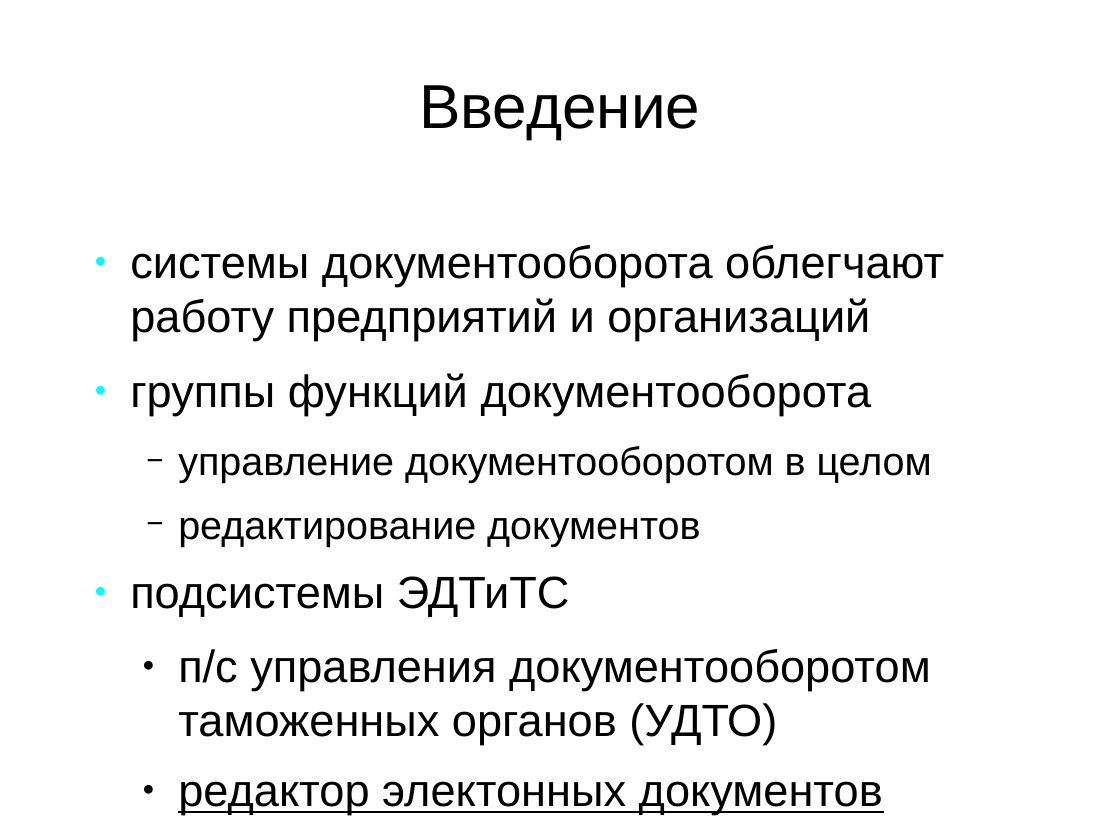
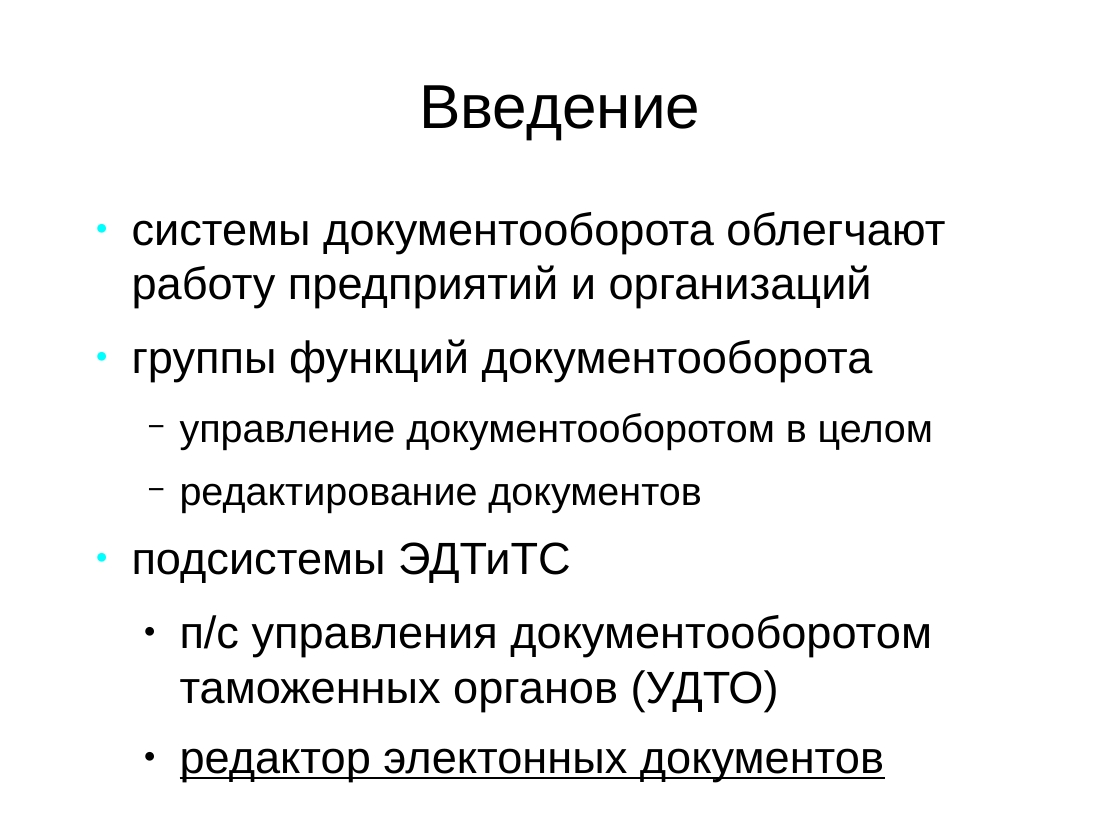
Before and after one commit to aeremenok/a-team-777, a slide deck: slide 2 of diploma/eav/diploma/demo.odp. Drawn at 1120x840 pixels with LibreOffice and Linux fonts; fonts in the diff are those of the drawing. Boxes give left, top, right and bottom in pixels: in the first picture for what was removed or moved away, otherwise in the second. Text is boxed around its words. In the diff, an @@ line names an element or a change of style, - is before the commit and + after.

```diff
--- a/diploma/eav/diploma/demo.odp
+++ b/diploma/eav/diploma/demo.odp
@@ text "системы документооборота облегчают работу предприятий ...": place and size @@
-text "системы документооборота облегчают работу предприятий ..." at (130, 245, 944, 815)
+text "системы документооборота облегчают работу предприятий ..." at (132, 212, 945, 781)
```
Also in this commit, not shown: 4 other slides changed.
